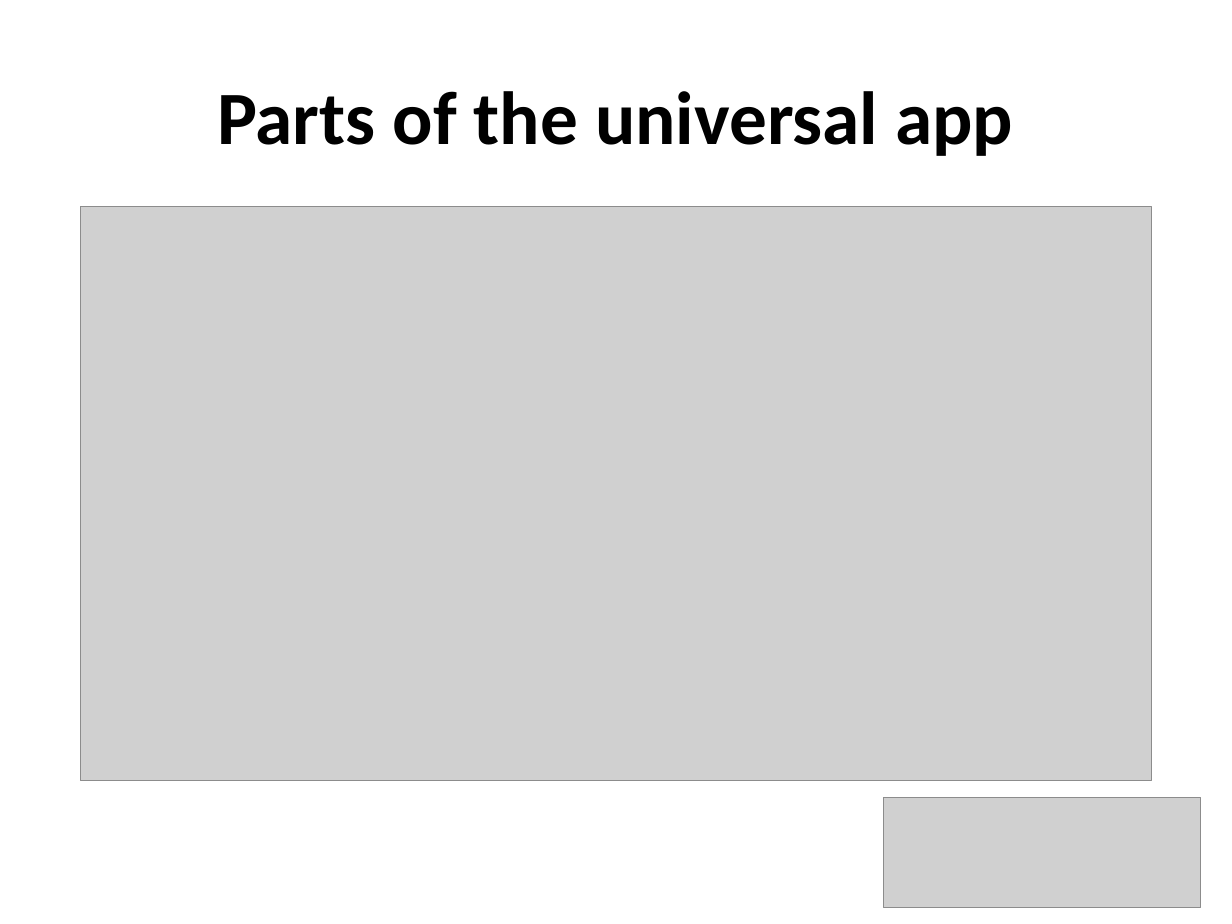
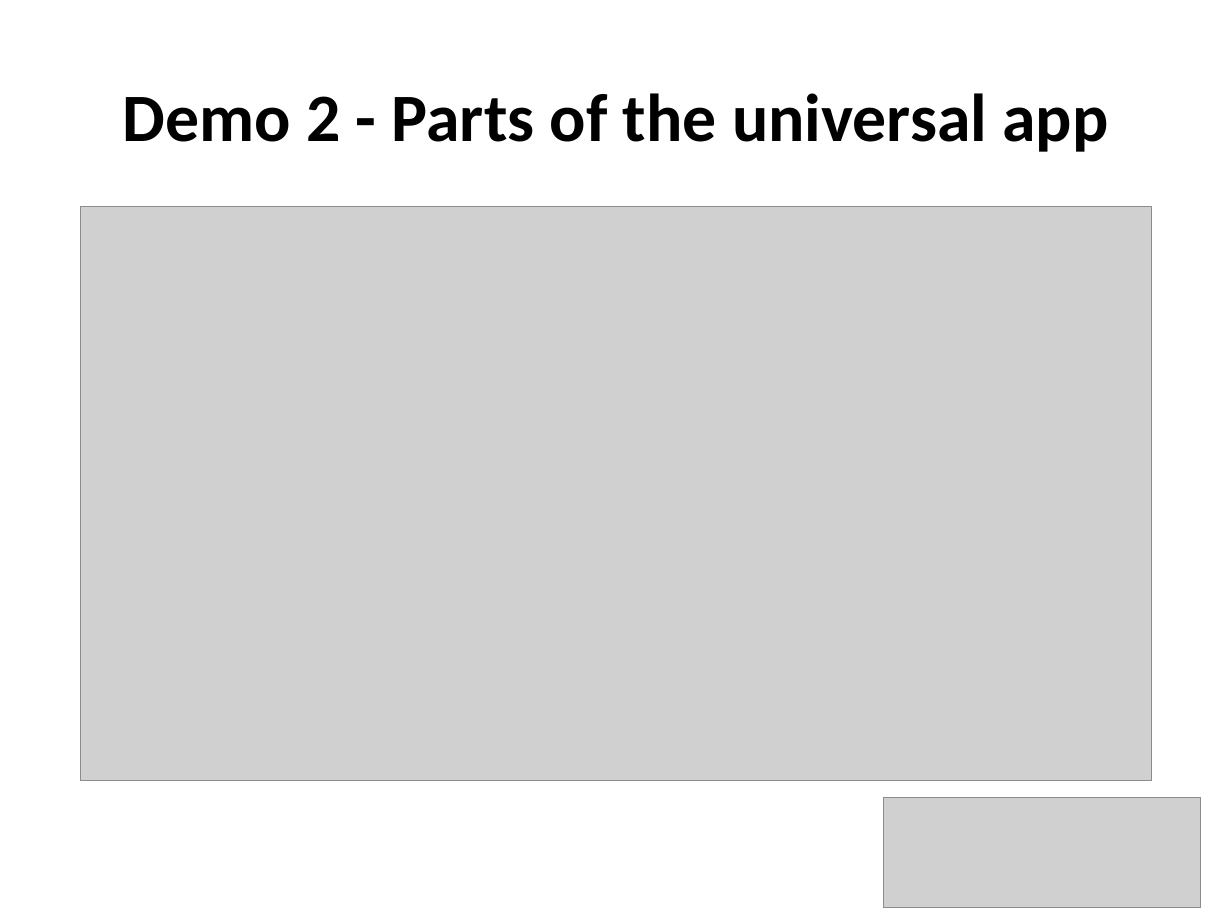
Before and after one commit to underhilld2/UniversalAppPortalClassLibraries, a slide deck: slide 8 of ReCon2014_UniversalAppPortalClassLibraries_Light.pptx. Drawn at 1232x924 pixels with LibreOffice and Linux fonts; fonts in the diff are those of the drawing; grey boxes stand for pictures. Boxes give left, top, right and bottom in pixels: in the first picture for what was removed or moved away, otherwise in the second. Text is boxed around its words. In the diff, an @@ line names an element or a change of style, - is before the commit and + after.

```diff
--- a/ReCon2014_UniversalAppPortalClassLibraries_Light.pptx
+++ b/ReCon2014_UniversalAppPortalClassLibraries_Light.pptx
@@ title at (123,93,1108,152): text changed; size 44 to 39.6 pt @@
-Parts of the universal app
+Demo 2 - Parts of the universal app
```
Also in this commit, not shown: 2 other slides changed.
